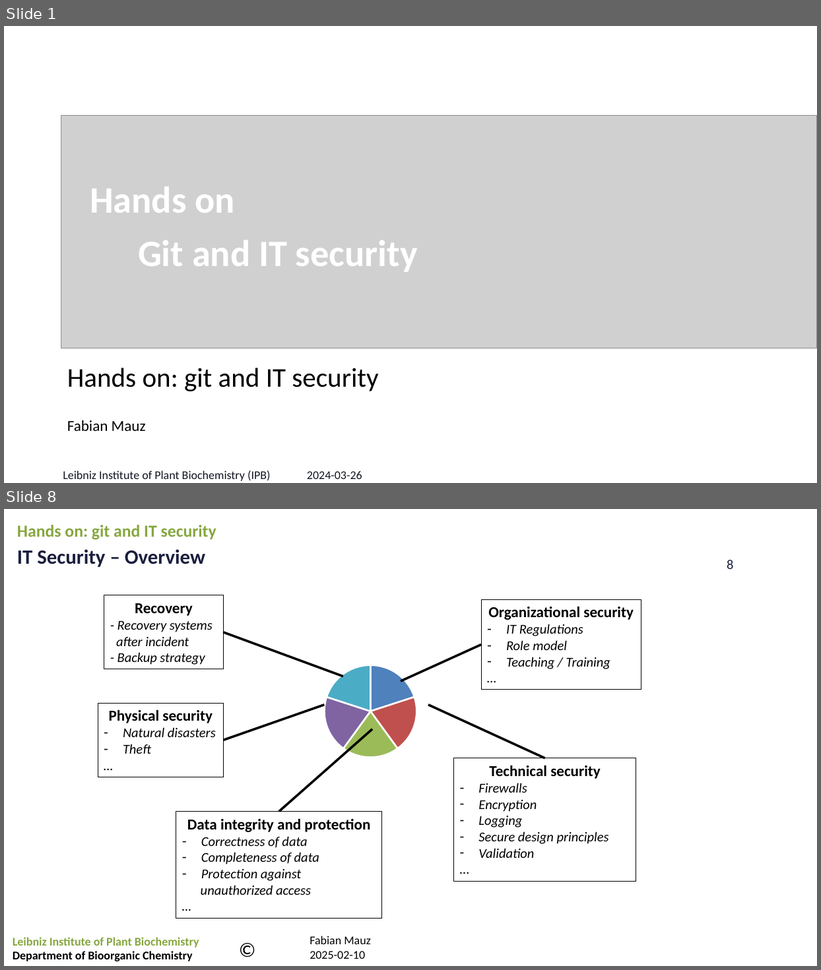
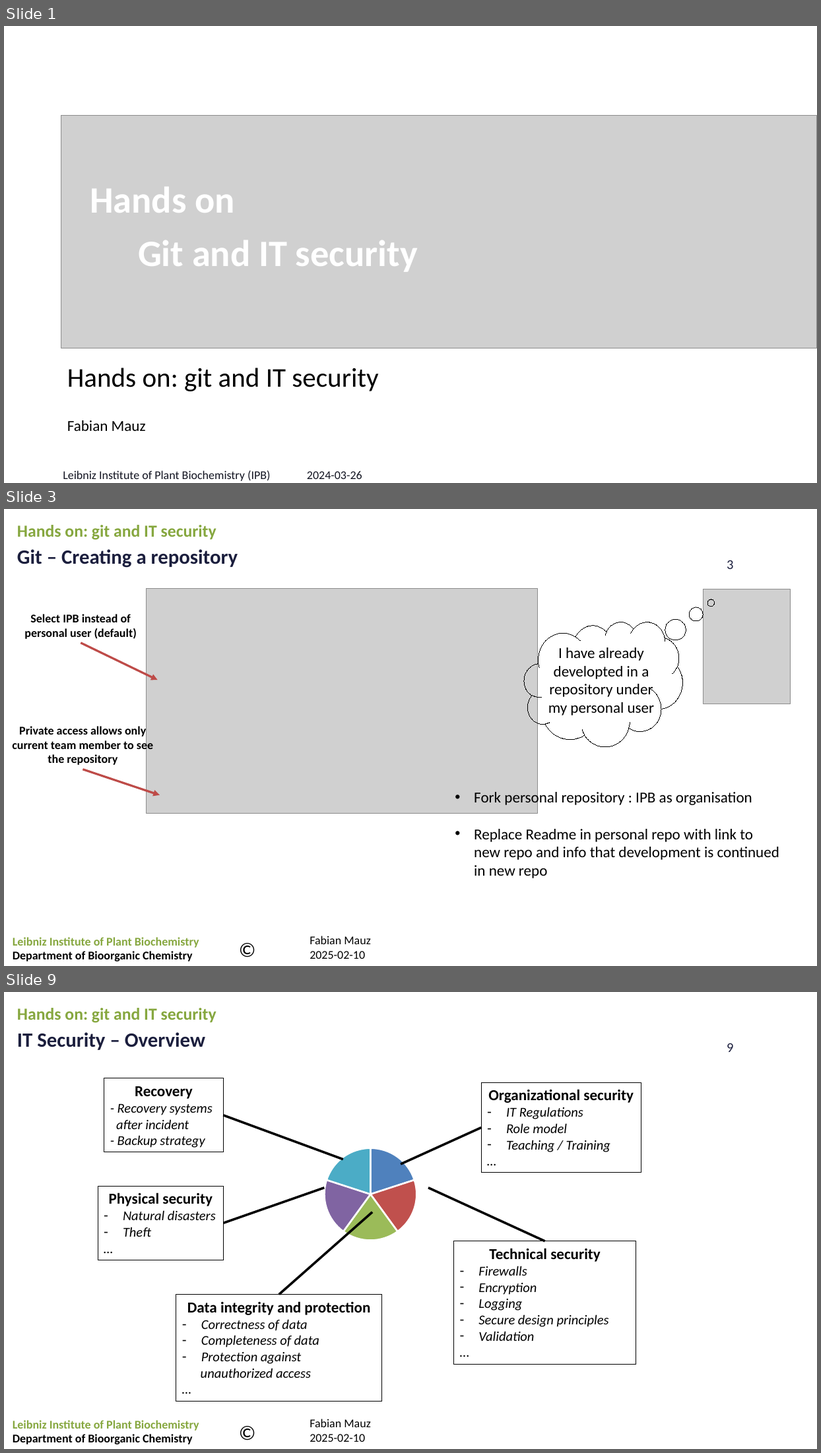
Before and after one commit to FabianMauz/talks_and_lessons, a slide deck: 20250219_git_and_it_security/20250219_git_and_it_security.pptx. Shown one above the other, each under a label of ours: slides 1 and 8 before the commit, slides 1, 3 and 9 after it; the slides between them are not shown. The pictures are 821x970 and 821x1453 pixels, drawn with LibreOffice and Linux fonts; fonts in the diff are those of the drawing; grey boxes stand for pictures; background and template pictures are left out. Boxes give left, top, right and bottom in pixels: in the first picture for what was removed or moved away, otherwise in the second. Text is boxed around its words. In the diff, an @@ line names an element or a change of style, - is before the commit and + after.

```diff
--- a/20250219_git_and_it_security/20250219_git_and_it_security.pptx
+++ b/20250219_git_and_it_security/20250219_git_and_it_security.pptx
@@ slide 3 added at (4, 509, 817, 966), background picture (left out); not listed: 4 template elements that a slide beside it also shows @@
@@ text added at (17, 525, 217, 540), 20 pt, text #86A73F, bold @@
+Hands on: git and IT security
@@ text added at (17, 549, 238, 568), 24 pt, text #1B1E3D, bold @@
+Git – Creating a repository
@@ picture added at (147, 589, 539, 814) @@
@@ picture added at (704, 590, 791, 704) @@
@@ text added at (24, 614, 137, 639), 14 pt, text #000000, bold @@
+Select IPB instead of personal user (default)
@@ thought cloud added at (524, 622, 683, 747), outline #000000 0.75 pt @@
@@ arrow added from (81, 643) to (158, 681), #BF4C48 2.5 pt @@
@@ text added at (548, 648, 655, 716), 18 pt, text #000000 @@
+I have already developted in a repository under my personal user
@@ text added at (12, 726, 153, 765), 14 pt, text #000000, bold @@
+Private access allows only current team member to see the repository
@@ arrow added from (83, 770) to (160, 795), #BF4C48 2.5 pt @@
@@ text added at (474, 790, 780, 879), 18 pt, text #000000 @@
+• Fork personal repository : IPB as organisation
+• Replace Readme in personal repo with link to new repo and info that development is continued in new repo
@@ what was slide 8 is now slide 9 @@
@@ page number at (727, 1043, 733, 1052): text changed @@
-8
+9
```
Also in this commit, not shown: 5 slides changed, 2 other slides added, 2 slides removed.
